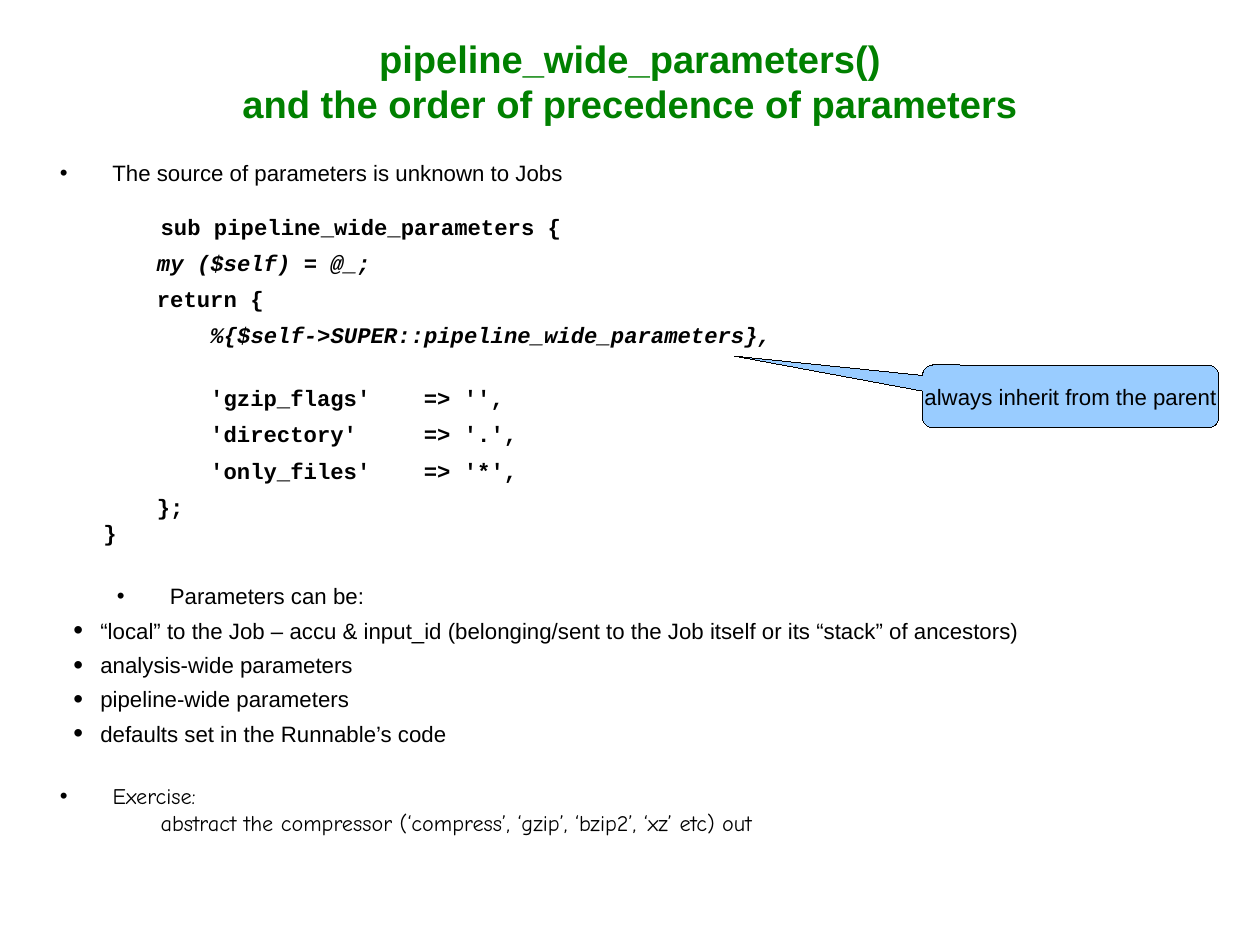
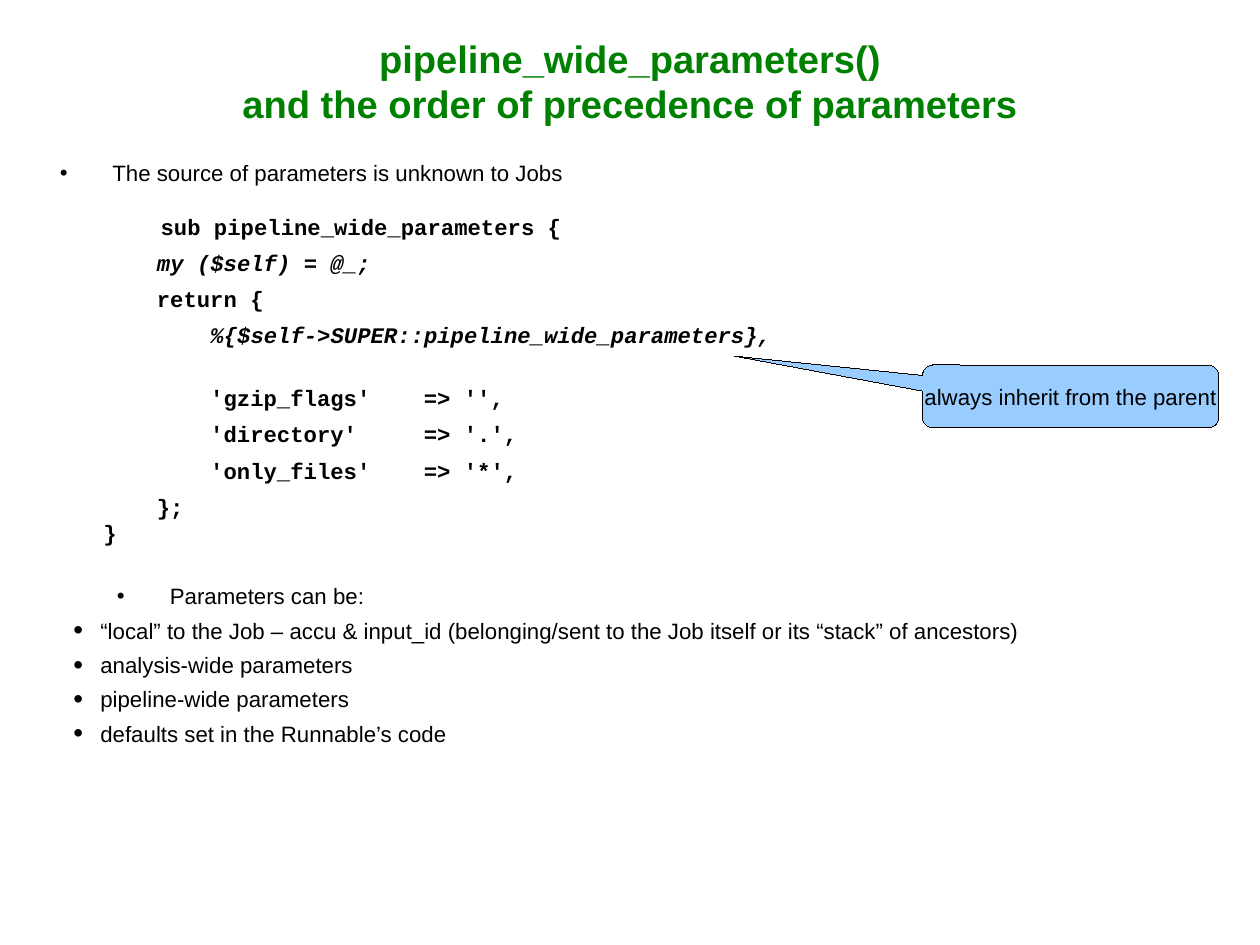
Before and after one commit to Ensembl/ensembl-hive, a slide deck: slide 13 of docs/presentations/HiveWorkshop_Sept2013/Slides_part3.odp. Drawn at 1260x945 pixels with LibreOffice and Linux fonts; fonts in the diff are those of the drawing; background and template pictures are left out. Boxes give left, top, right and bottom in pixels: in the first picture for what was removed or moved away, otherwise in the second. Text is boxed around its words. In the diff, an @@ line names an element or a change of style, - is before the commit and + after.

Commit message:
cleaned up the last (optional) slide on pipeline_wide_parameters; removed the exercise about abstracting out the compressor (formerly from CompressFiles_conf)

```diff
--- a/docs/presentations/HiveWorkshop_Sept2013/Slides_part3.odp
+++ b/docs/presentations/HiveWorkshop_Sept2013/Slides_part3.odp
@@ text at <box>113,789,751,836</box>: paragraph removed @@
-• Exercise:
-  abstract the compressor (‘compress’, ‘gzip’, ‘bzip2’, ‘xz’ etc) out
```
Also in this commit, not shown: 1 other file.
